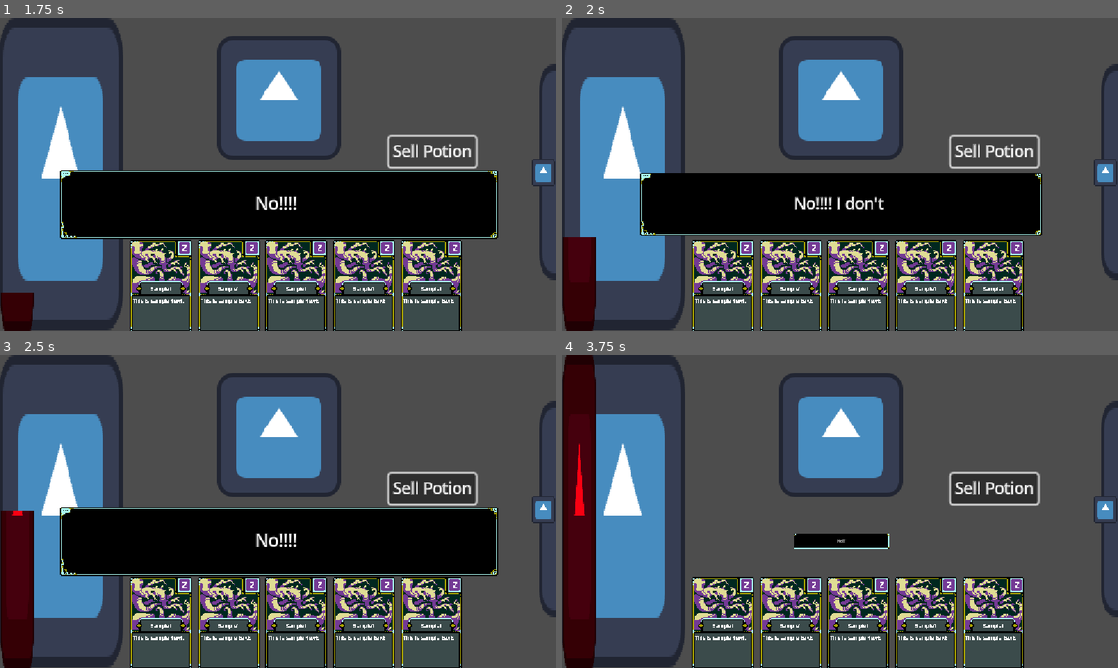
Above: before the commit, frames 1-4 (two rows, left to right).
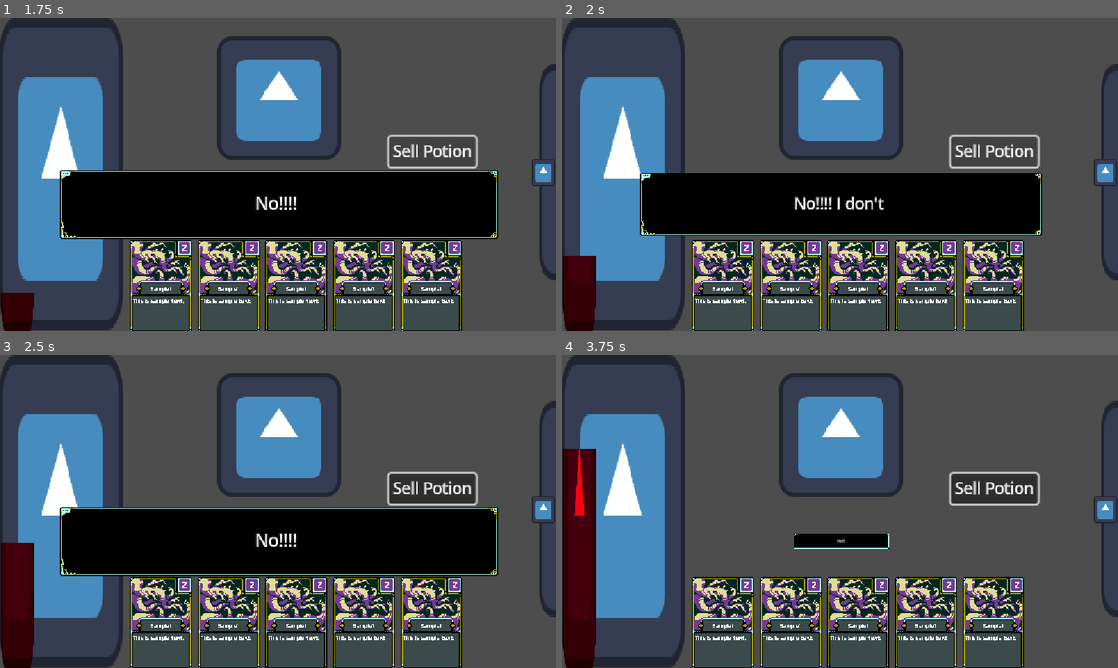
Above: after the commit, the same moments.

Repository: uGustaHd/CafeGJProject
Game: Godot game, scene res://Scenes/main.tscn
Two runs of this game, one before a commit and one after it. Both use one fixed random seed, a clock stepped at 60 frames per second and the inputs below. The engine's default icon, where the game draws it, is replaced by a stand-in: a white triangle on a blue panel in a dark square.
Inputs (mouse positions are in pixels of both pictures, inside the frame that each line leads up to):
- Up to frame 1 (1.75 s): click "Sell Potion" at 0.5 s; tap Enter (ui_accept) at 1.25, 1.52 s; move the mouse to (400, 158) at 1.27 s; hold Right (ui_right) from 1.28 s (still down); tap Space (ui_select) at 1.35 s
- Up to frame 2 (2 s): keep holding Right (ui_right)
- Up to frame 3 (2.5 s): move the mouse to (166, 527) at 2.02 s; release Right (ui_right) at 2.03 s; hold Down (ui_down) from 2.03 s (still down); tap Space (ui_select) at 2.1 s; tap Enter (ui_accept) at 2.27 s
- Up to frame 4 (3.75 s): move the mouse to (895, 442) at 2.77 s; release Down (ui_down) at 2.78 s; hold Right (ui_right) 2.78-3.53 s; tap Space (ui_select) at 2.85, 3.6 s; move the mouse to (812, 574) at 3.52 s; hold Up (ui_up) from 3.53 s (still down)

Frame 1 is identical in both runs. In frame 2, 0.4% of the frame differs, in the area x 0-7%, y 70-76%; in frame 3, 0.6%; in frame 4, 1.8%, in the area x 0-7%, y 0-30%.

Commit message:
Began adding card effect functionality

Diff:
--- a/Scripts/Cards/card_manager.gd
+++ b/Scripts/Cards/card_manager.gd
@@ -6,10 +6,6 @@
 @onready var PotionHolder : Node = $PotionHolder
 @onready var current_potion : Potion = PotionHolder.held_potion
 
-func _process(_delta: float) -> void:
-	if Input.is_action_just_pressed("ui_select"):
-		deliver_potion()
-
 func deliver_potion():
 	potion_delivered.emit(current_potion)
 	PotionHolder.reset_potion()
--- a/card system/misc/potion_holder.gd
+++ b/card system/misc/potion_holder.gd
@@ -21,6 +21,8 @@
 		emit_signal("potion_progress_changed", held_potion)
 		print("red = " + str(held_potion.red))
 
+func add_colors(added_colors : Potion) -> void:
+	pass
 
 func reset_potion():
 	held_potion.reset_potion()
